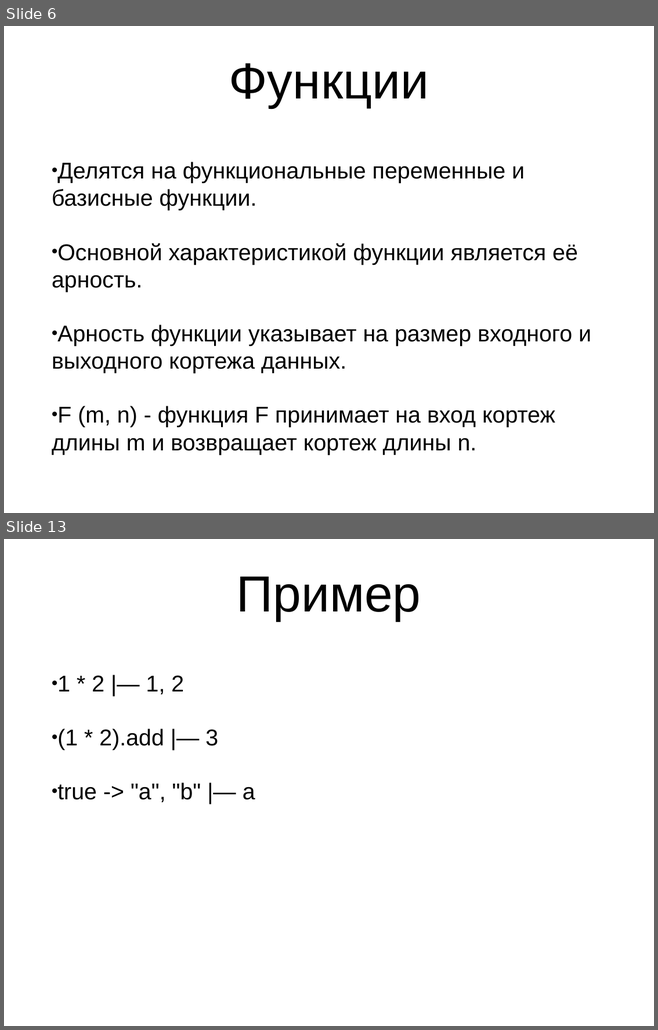
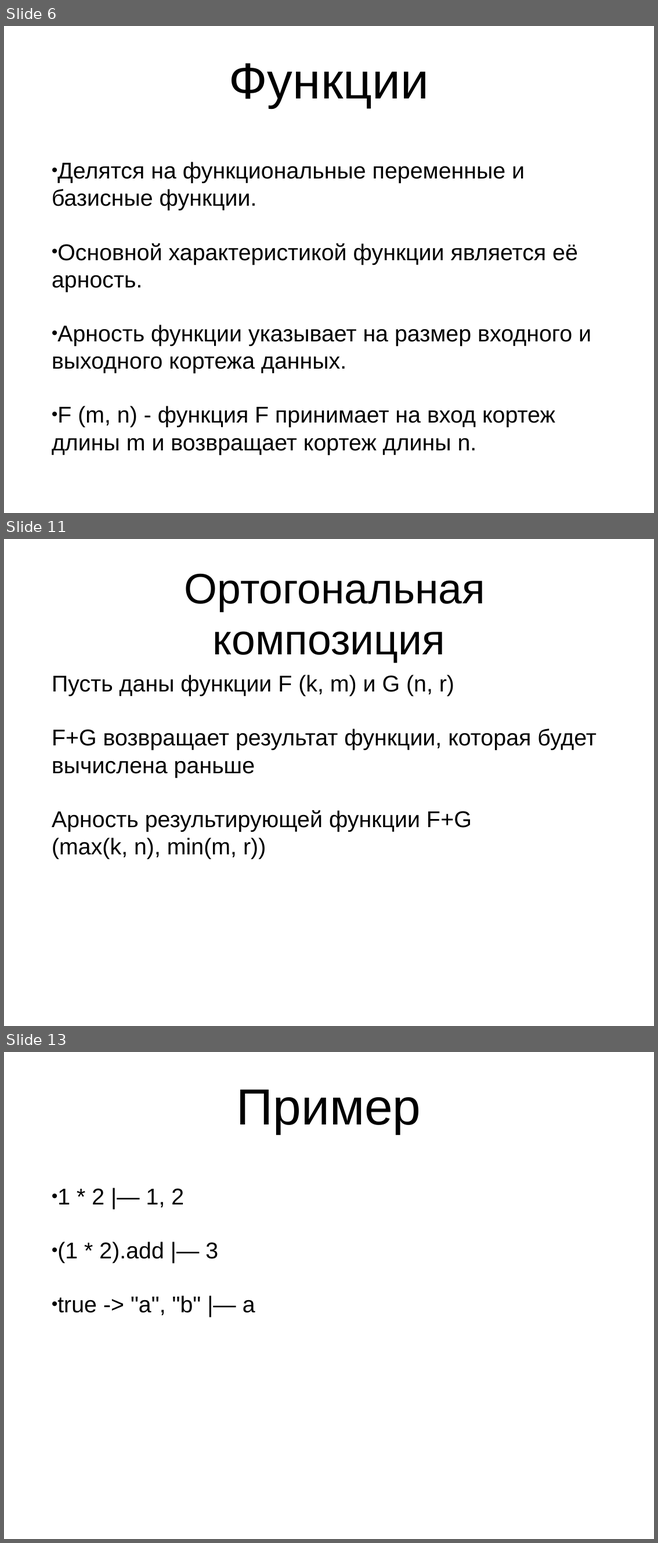
Before and after one commit to Zumisha/Parallel-Programming, a slide deck: Документация/fptl.ppt. Shown one above the other, each under a label of ours: slides 6 and 13 before the commit, slides 6, 11 and 13 after it; the slides between them are not shown. The pictures are 658x1030 and 658x1543 pixels, drawn with LibreOffice and Linux fonts; fonts in the diff are those of the drawing. Boxes give left, top, right and bottom in pixels: in the first picture for what was removed or moved away, otherwise in the second. Text is boxed around its words. In the diff, an @@ line names an element or a change of style, - is before the commit and + after.

```diff
--- a/Документация/fptl.ppt
+++ b/Документация/fptl.ppt
@@ slide 11 added at <box>4,539,654,1026</box>, background #FFFFFF @@
@@ title added at <box>184,574,485,663</box>, 67 pt, text #000000 @@
+Ортогональная композиция
@@ text added at <box>52,675,596,859</box>, 36 pt, text #000000 @@
+Пусть даны функции F (k, m) и G (n, r)
+F+G возвращает результат функции, которая будет вычислена раньше
+Арность результирующей функции F+G (max(k, n), min(m, r))
```
Also in this commit, not shown: 12 slides changed, 1 slide removed.
